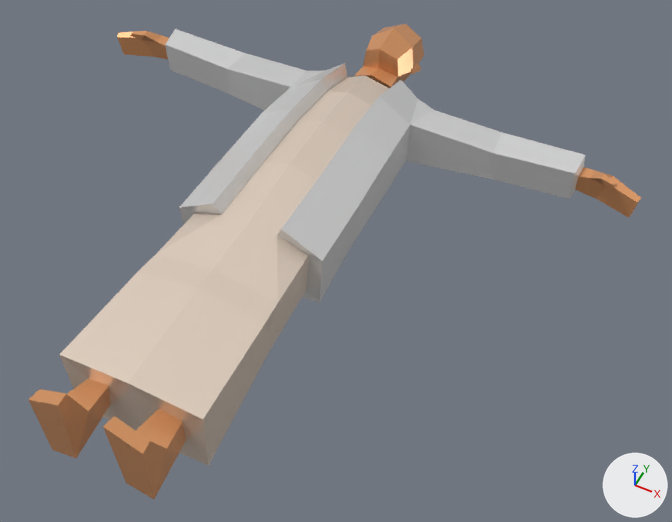
The glTF model models/ultimate-pack/low-poly-10/m/people-man-samurai.glb: old version first, new version second.
Camera for both pictures: a 50 mm lens placed at (0.991, -0.737, 1.9), pointed at (0.188, 0.868, -0.106). The axes (+X, +Y, +Z) are drawn at lower right. The lights are the same throughout. The first picture is the older version. Where no turn or scale is listed for an object, it has been applied to the vertices.

Before the edit, the objects in view are built like this:
```python
mat_15_brown_white = principled_material('15 BROWN-WHITE')
mat_15_brown_white.base_color = (0.888, 0.745, 0.624)  # pale yellow #f2e0cf
mat_15_brown_white.metallic = 0.4
mat_15_brown_white.roughness = 0.272
mat_42_blue_dark = principled_material('42 BLUE-DARK')
mat_42_blue_dark.base_color = (0.8, 0.8, 0.8)  # white #e7e7e7
mat_42_blue_dark.metallic = 0.4
mat_42_blue_dark.roughness = 0.272
mat_6_skin_lightest = principled_material('6 SKIN-LIGHTEST')
mat_6_skin_lightest.base_color = (0.855, 0.386, 0.162)  # orange #eea770
mat_6_skin_lightest.metallic = 0.4
mat_6_skin_lightest.roughness = 0.272
me_man_samurai_rig = bpy.data.meshes.new('man-samurai_Rig')
me_man_samurai_rig.from_pydata(...)  # 238 vertices, 452 faces; spans x -0.92..0.92, y 0.0..1.81, z -0.16..0.16
# faces by material slot: [160, 68, 28, 196]
me_man_samurai_rig.materials.append(mat_42_blue_dark)  # white #e7e7e7
me_man_samurai_rig.materials.append(mat_15_brown_white)  # pale yellow #f2e0cf
me_man_samurai_rig.materials.append(mat_10_brown_dark)  # brown #67492d
me_man_samurai_rig.materials.append(mat_6_skin_lightest)  # orange #eea770
ob_man_samurai_rig = bpy.data.objects.new('man-samurai_Rig', me_man_samurai_rig)
ob_man_samurai_rig.location = (0.0, 0.0, 0.0)
```
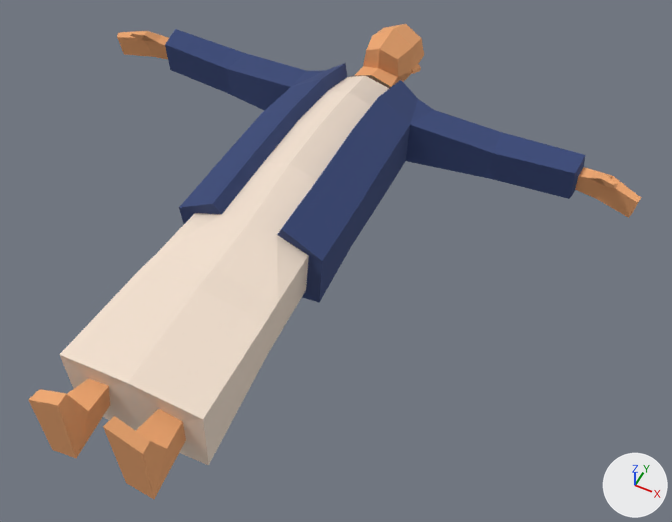
Location of each change, (x1, y1, x2, y2) in pixels of the pictures (672 x 522 px):
'man-samurai_Rig', recoloured, surface changed: (28, 24, 641, 499) in both

Patch to the scene script:
```diff
--- a/models/ultimate-pack/low-poly-10/m/people-man-samurai.glb.py
+++ b/models/ultimate-pack/low-poly-10/m/people-man-samurai.glb.py
@@ mat_42_blue_dark @@
 mat_42_blue_dark = principled_material('42 BLUE-DARK')
-mat_42_blue_dark.base_color = (0.8, 0.8, 0.8)  # white #e7e7e7
-mat_42_blue_dark.metallic = 0.4
-mat_42_blue_dark.roughness = 0.272
+mat_42_blue_dark.base_color = (0.0395, 0.0648, 0.188)  # dark blue #384878
+mat_42_blue_dark.roughness = 1.0
@@ mat_15_brown_white @@
 mat_15_brown_white.base_color = (0.888, 0.745, 0.624)  # pale yellow #f2e0cf
-mat_15_brown_white.metallic = 0.4
-mat_15_brown_white.roughness = 0.272
+mat_15_brown_white.roughness = 1.0
@@ mat_6_skin_lightest @@
 mat_6_skin_lightest.base_color = (0.855, 0.386, 0.162)  # orange #eea770
-mat_6_skin_lightest.metallic = 0.4
-mat_6_skin_lightest.roughness = 0.272
+mat_6_skin_lightest.roughness = 1.0
```
